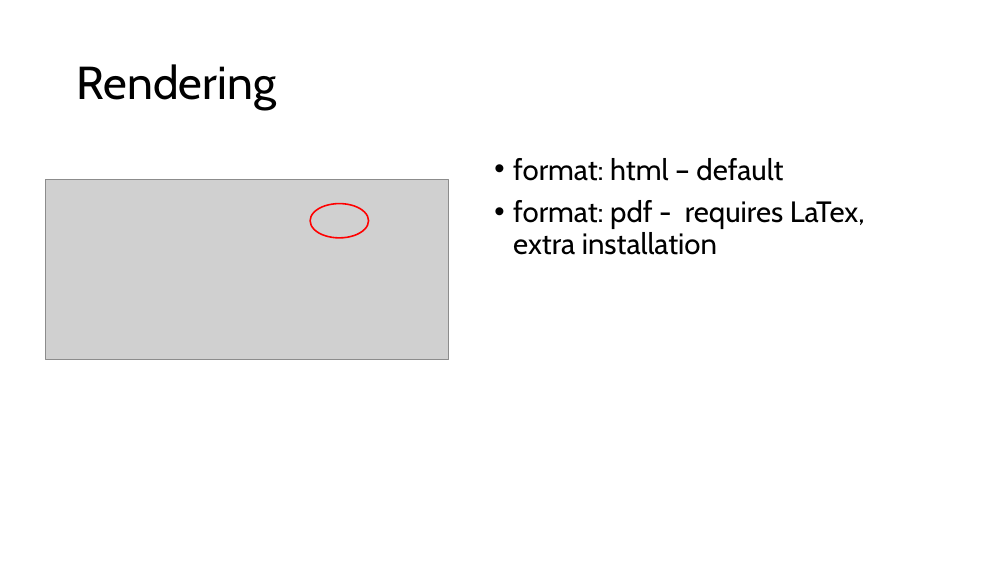
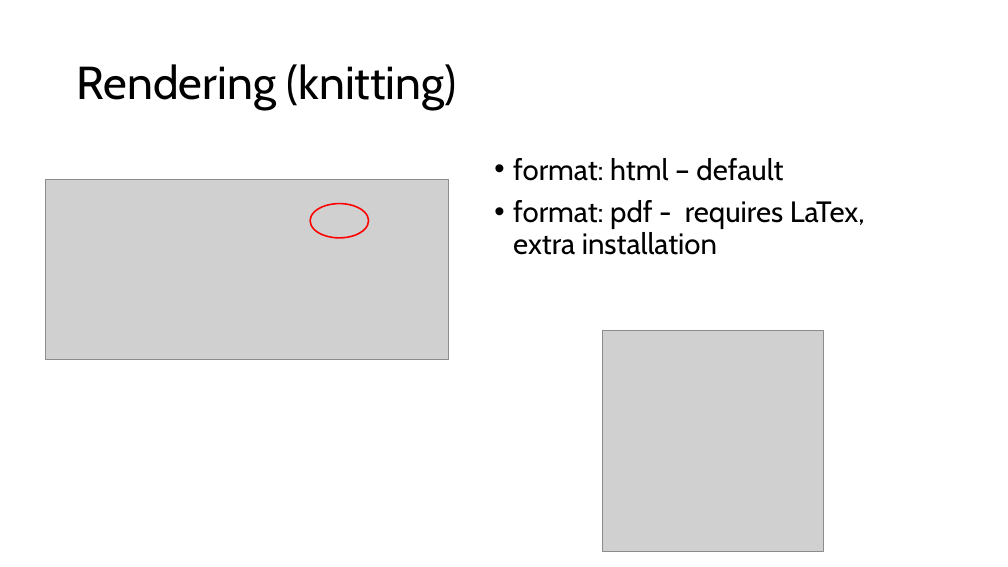
Before and after one commit to InteragencyEcologicalProgram/iep-data-workshop-2024, a slide deck: slide 14 of quartodemo/quartodemo.pptx. Drawn at 1008x567 pixels with LibreOffice and Linux fonts; fonts in the diff are those of the drawing; grey boxes stand for pictures. Boxes give left, top, right and bottom in pixels: in the first picture for what was removed or moved away, otherwise in the second. Text is boxed around its words. In the diff, an @@ line names an element or a change of style, - is before the commit and + after.

```diff
--- a/quartodemo/quartodemo.pptx
+++ b/quartodemo/quartodemo.pptx
@@ title at (77, 64, 456, 110): text changed @@
-Rendering
+Rendering (knitting)
@@ picture added at (603, 331, 823, 552) @@
```
Also in this commit, not shown: 7 other slides changed, 22 other files.
